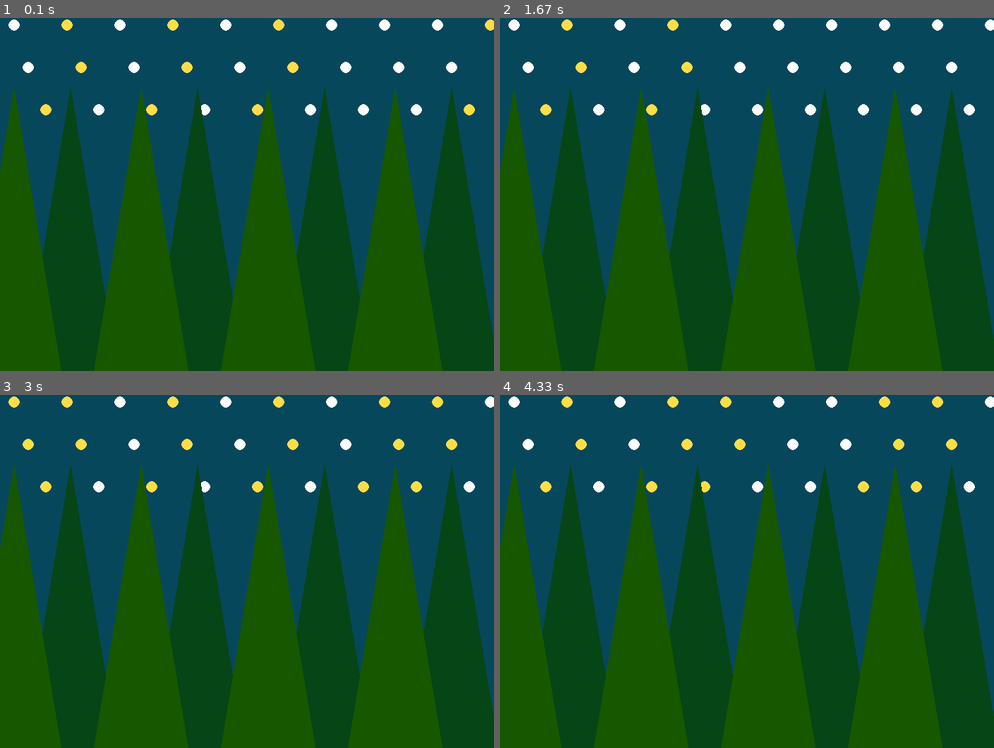
Above: before the commit, frames 1-4 (two rows, left to right).
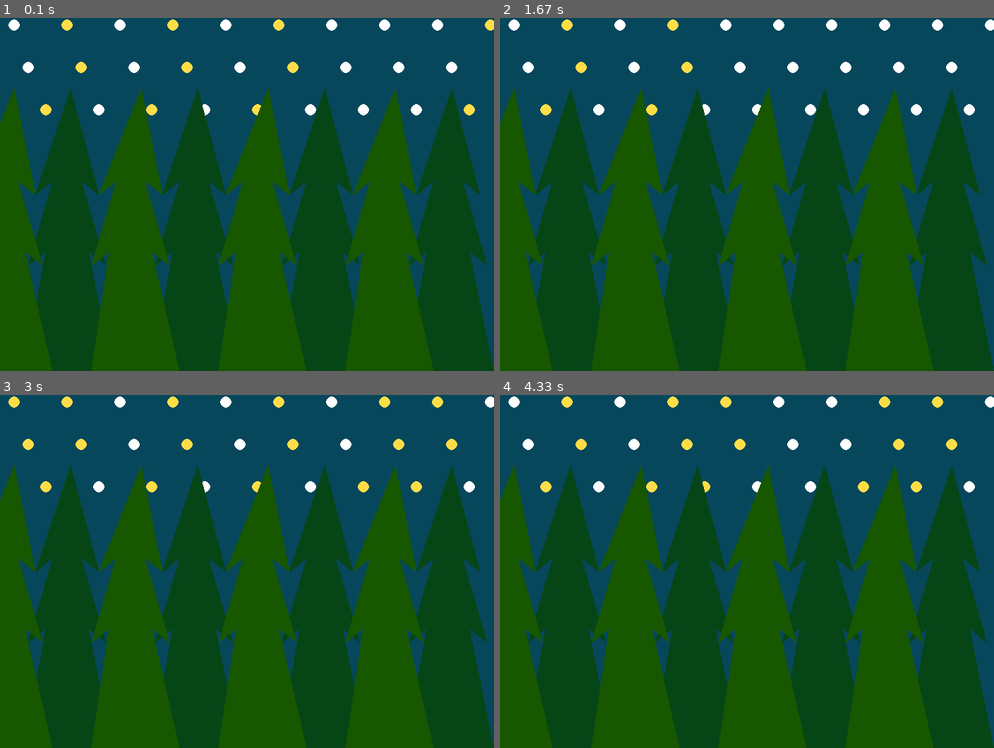
Above: after the commit, the same moments.

Repository: tenley22/Pygame_Scene
Game: pygame game, started from main.py
The game is run twice, just before and just after one commit, with the same random seed, the same clock (stepped at 60 frames per second) and the same inputs.
Inputs:
- Up to frame 1 (0.1 s): no input
- Up to frame 2 (1.67 s): no input
- Up to frame 3 (3 s): no input
- Up to frame 4 (4.33 s): no input

The runs differ from the first frame. In frame 1, 11% of the frame differs, in the area x 0-100%, y 20-100%; in frame 2, 11%; in frame 3, 11%; in frame 4, 11%.

Commit message:
Update main.py
updated code

Diff:
--- a/main.py
+++ b/main.py
@@ -47,8 +47,9 @@
 
     # trees
     for multiplier in range (4):
-        pygame.draw.polygon(screen, GREEN, ((100 + 180*multiplier, 100), (0 + 180*multiplier, 700), (200 + 180*multiplier, 700)))
-        pygame.draw.polygon(screen, GREEN2, ((20 + 180 * multiplier, 100), (-80 + 180 * multiplier, 700), (120 + 180 * multiplier, 700)))
+        pygame.draw.polygon(screen, GREEN, ((100 + 180*multiplier, 100), (50 + 180*multiplier, 250), (75 + 180*multiplier, 230), (40 + 180*multiplier, 350), (65 + 180*multiplier, 330), (0 + 180*multiplier, 700), (200 + 180*multiplier, 700), (125 + 180*multiplier, 330), (150 + 180*multiplier, 350), (115 + 180*multiplier, 230), (140 + 180*multiplier, 250)))
+
+        pygame.draw.polygon(screen, GREEN2, ((20 + 180 * multiplier, 100), (-40 + 180 * multiplier, 250), (-15 + 180 * multiplier, 230), (-50 + 180 * multiplier, 350), (-25 + 180 * multiplier, 330), (-80 + 180 * multiplier, 700), (120 + 180 * multiplier, 700), (35 + 180 * multiplier, 330), (60 + 180 * multiplier, 350), (25 + 180 * multiplier, 230), (50 + 180 * multiplier, 250)))
 
 
 
